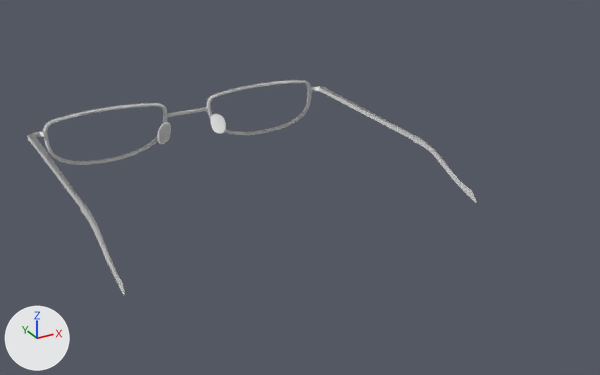
A saved change to the FBX model app/sampledata/m6.fbx.
Camera for both pictures: a 50 mm camera at (-0.143, -0.312, 0.16) aimed at (0.01, -0.035, 0.022). Arrows for +X, +Y and +Z are at lower left; the lights stay in place. Materials are left out; every surface is plain grey. Where no turn or scale is listed for an object, it has been applied to the vertices.

In view in the first picture: '_Metal_Frame_Reading_Glasses_V2_Max2011_iterations_2:_Metal_Frame_Reading_Glasses_Spectacle_Frame'.
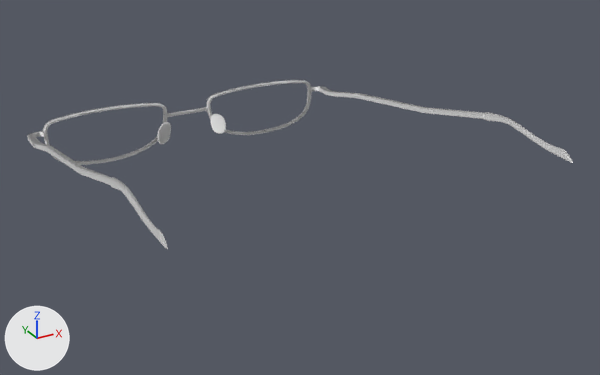
The newer file is also turned or shifted as a whole; pictures and numbers use the older file's frame.

What the commit changed:
me_mesh is used by ob_metal_frame_reading_glasses_v2_max2011_iterations_2__metal_frame_reading_glasses_spectacle_frame; location (-0.0034, 0.0535, -0.0057).
me_mesh had 22962 vertices, 22944 faces and spanned x -0.076..0.083, y -0.121..0.013, z 0.014..0.042.
me_mesh now has 22962 vertices, 22944 faces and spans x -0.076..0.083, y -0.169..0.013, z 0.014..0.064.
me_mesh part 1: the loose piece of 834 vertices spanning x 0.08..0.083, y -0.12..-0.074, z 0.018..0.034 is turned -13.6 degrees about the x axis through its middle, then moved by (0.0, -0.047, 0.03).
me_mesh part 2: the loose piece of 834 vertices spanning x -0.074..-0.072, y -0.121..-0.075, z 0.018..0.034 is turned -15.4 degrees about the x axis through its middle, then moved by (0.0, -0.047, 0.034).
me_mesh part 3: 1165 of 22962 vertices moved; they spanned x -0.075..-0.072, y -0.075..0.008, z 0.031..0.035 and now span x -0.075..-0.072, y -0.122..0.0, z 0.032..0.062; mean shift (0.0, -0.026, 0.012); largest move (-0.073, -0.075, 0.031) -> (-0.073, -0.122, 0.059).
me_mesh part 4: 643 of 22962 vertices moved; they spanned x 0.08..0.082, y -0.075..-0.004, z 0.031..0.035 and now span x 0.08..0.082, y -0.121..-0.003, z 0.033..0.059; mean shift (0.0, -0.04, 0.019); largest move (0.081, -0.074, 0.031) -> (0.081, -0.121, 0.056).

Pixel boxes (x1, y1, x2, y2) of what changed, in the pictures (600 x 375 px; the box of a moved part takes in the faces that stretch with it):
'_Metal_Frame_Reading_Glasses_V2_Max2011_iterations_2:_Metal_Frame_Reading_Glasses_Spectacle_Frame', reshaped (21% wider, 21% shorter)
    before: (27, 80, 477, 295)
    after: (27, 80, 573, 249)
part 1 of me_mesh, moved or reshaped
    before: (412, 135, 477, 203)
    after: (484, 112, 573, 163)
part 2 of me_mesh, moved or reshaped
    before: (80, 203, 125, 295)
    after: (110, 177, 168, 249)
part 3 of me_mesh, moved or reshaped
    before: (28, 136, 83, 207)
    after: (28, 136, 112, 185)
part 4 of me_mesh, moved or reshaped
    before: (326, 90, 414, 140)
    after: (326, 90, 484, 119)
